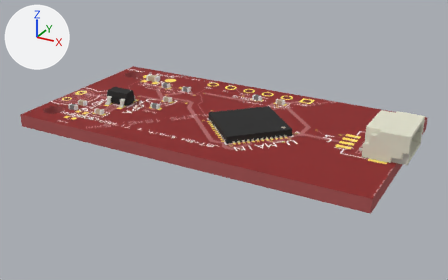
The glTF model public/viewer/jst-sh__msp430fr5994__photodiode/3d.glb: old version first, new version second.
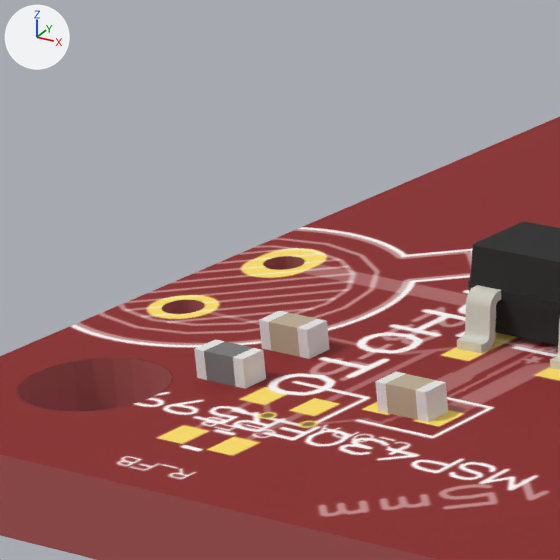
The first picture shows the older version from a 50 mm camera at (31.1, -56.3, 26.0) aimed at (0.9, -1.3, -1.5). The close-ups show the older and then the newer version on the part from 9% to 27% of the width and 20% to 48% of the height of that picture. Only the edits that show in the close-ups are written down. Lighting does not change. The marker at upper left points along +X, +Y and +Z.

Objects in the first close-up: 'Box0', 'C_FB', 'C_OPA', 'R_FB', 'U_OPA'.
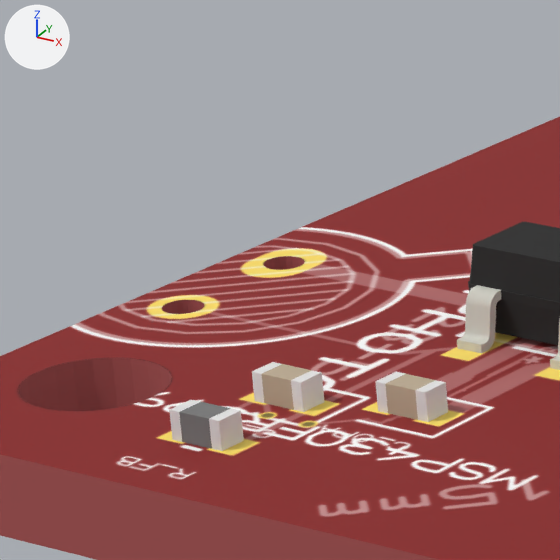
Pixel boxes [x1, y1, x2, y2] of what changed, in the close-ups (560 x 560 px):
'R_FB', moved: before [194, 339, 266, 389]; after [169, 400, 244, 451]
'C_FB', moved: before [259, 311, 330, 359]; after [252, 362, 324, 412]

Diff of the bpy script that builds the scene:
```diff
--- a/public/viewer/jst-sh__msp430fr5994__photodiode/3d.glb.py
+++ b/public/viewer/jst-sh__msp430fr5994__photodiode/3d.glb.py
@@ ob_r_fb @@
 ob_r_fb = bpy.data.objects.new('R_FB', me_r_reset)
-ob_r_fb.location = (-16.0, -6.25, 0.7)
+ob_r_fb.location = (-14.5, -8.5, 0.7)
@@ ob_c_fb @@
 ob_c_fb = bpy.data.objects.new('C_FB', me_c_main)
-ob_c_fb.location = (-16.0, -4.7, 0.7)
+ob_c_fb.location = (-14.5, -6.6, 0.7)
```
